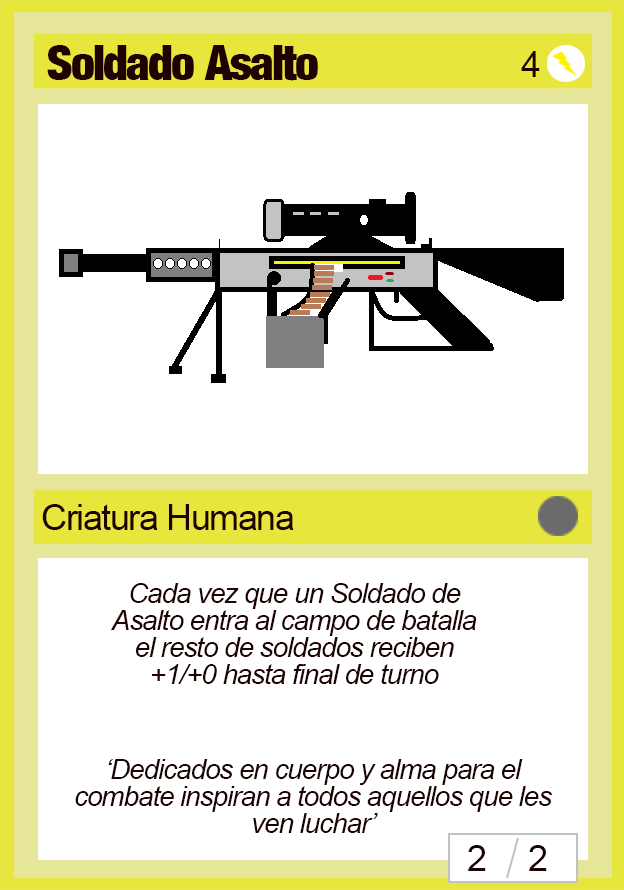
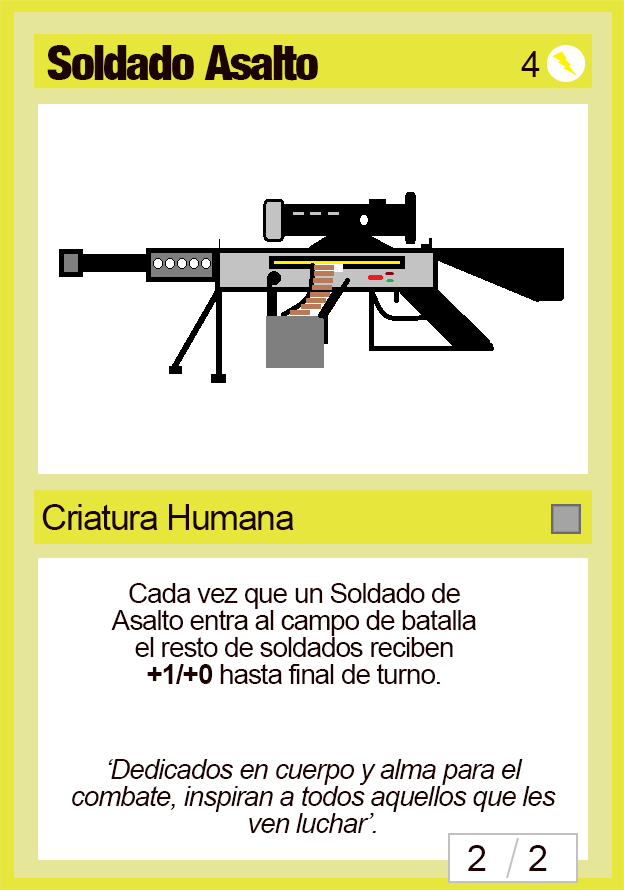
Before/after of a 624px x 890px layered artwork. What changed in the layer stack:
painted on "Cada vez que un Soldado de Asalto entra al campo de batalla el" over left=111, top=583, right=477, bottom=684
renamed "‘Dedicados en cuerpo y alma para el combate inspiran a todos aq" to "‘Dedicados en cuerpo y alma para el combate, inspiran a todos a", painted on it over left=72, top=786, right=556, bottom=833
moved "Rareza" above "Capa 1", painted on it over left=538, top=496, right=581, bottom=536
